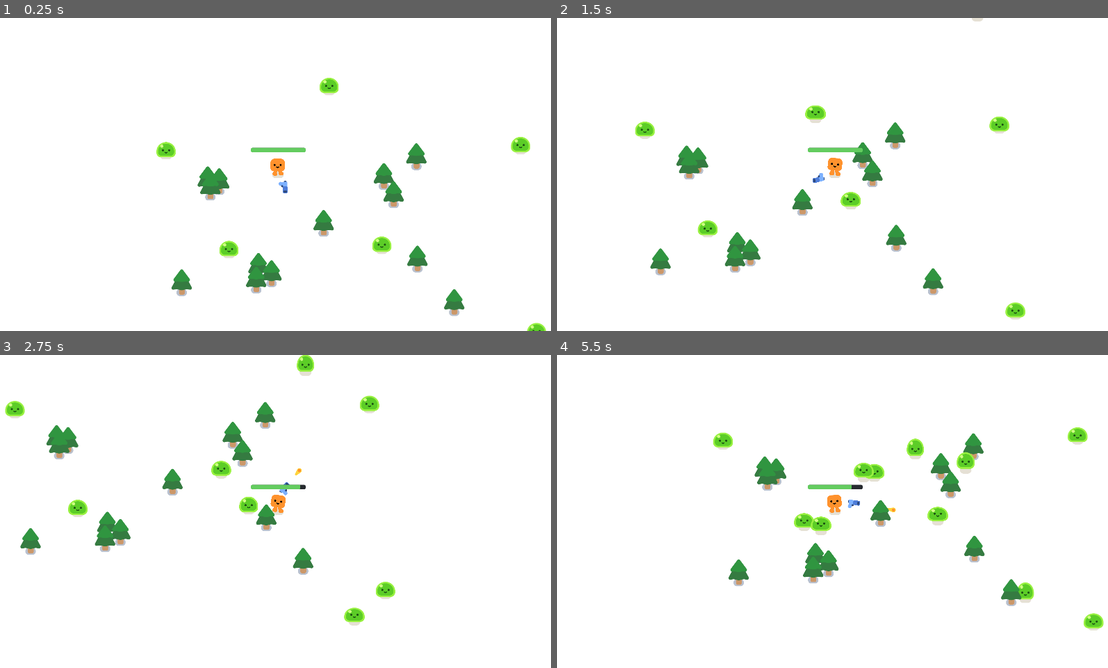
Above: before the commit, frames 1-4 (two rows, left to right).
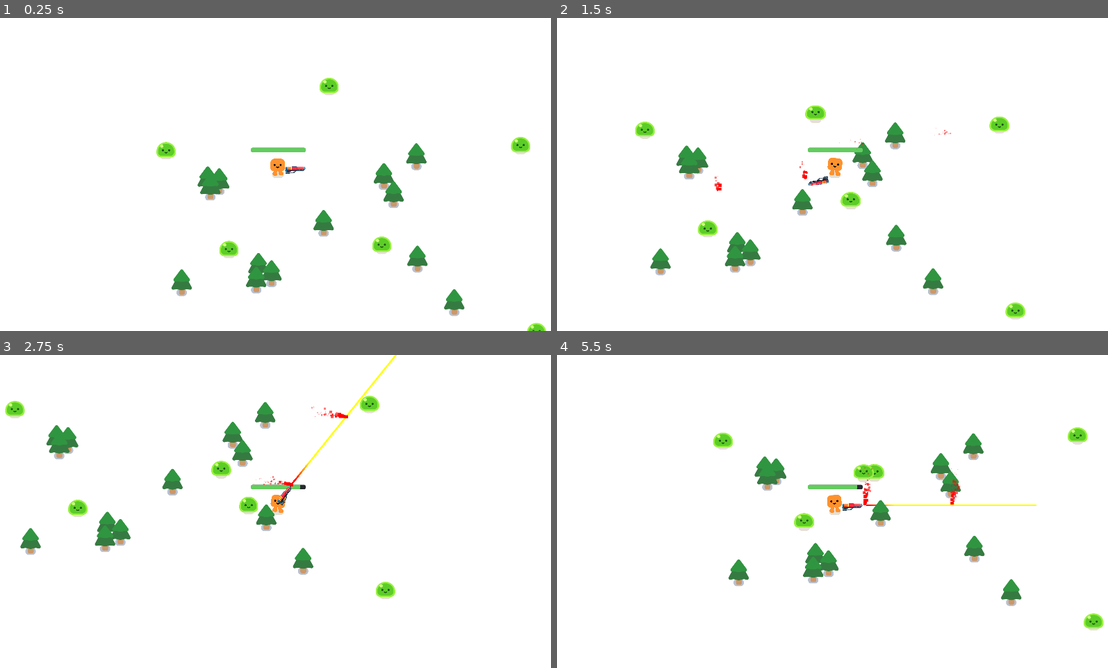
Above: after the commit, the same moments.

Repository: Arfitale/Vampire-2D-Shooter
Game: Godot game, scene res://game.tscn
Two runs of this game, one before a commit and one after it. Both use one fixed random seed, a clock stepped at 60 frames per second and the inputs below.
Inputs (mouse positions are in pixels of both pictures, inside the frame that each line leads up to):
- Up to frame 1 (0.25 s): no input
- Up to frame 2 (1.5 s): move the mouse to (959, 158) at 0.52 s; press the mouse at (959, 158) at 0.53 s; hold D (move_right) 0.53-1.28 s; move the mouse to (722, 190) at 1.27 s; release the mouse at (722, 190) at 1.28 s; hold S (move_down) from 1.28 s (still down); click (722, 190) at 1.35 s
- Up to frame 3 (2.75 s): move the mouse to (336, 442) at 2.02 s; release S (move_down) at 2.03 s; press the mouse at (336, 442) at 2.03 s; hold D (move_right) from 2.03 s (still down)
- Up to frame 4 (5.5 s): move the mouse to (804, 574) at 2.77 s; release D (move_right) at 2.78 s; release the mouse at (804, 574) at 2.78 s; hold W (move_up) 2.78-3.53 s; click (804, 574) at 2.85 s; move the mouse to (1003, 558) at 3.52 s; press the mouse at (1003, 558) at 3.53 s; hold A (move_left) 3.53-5.03 s; move the mouse to (667, 464) at 4.27 s; release the mouse at (667, 464) at 4.28 s; click (667, 464) at 4.35 s; move the mouse to (860, 511) at 5.02 s; press the mouse at (860, 511) at 5.03 s; hold S (move_down) from 5.03 s (still down)

The runs differ from the first frame. In frame 1, 0.1% of the frame differs, in the area x 50-56%, y 47-56%; in frame 2, 0.2%; in frame 3, 0.7%; in frame 4, 1.3%, in the area x 46-88%, y 26-80%.

Commit message:
add hotspot weapon and now stuck how to implement particle

Diff:
--- a/characters/player.gd
+++ b/characters/player.gd
@@ -7,8 +7,8 @@
 var health: float
 
 @onready var sprite := $HappyBoo
-@onready var gun := $Gun
 @onready var healthbar := %Healthbar
+@onready var weapon := %WeaponSlot
 
 var overlapping_enemies: Array[Node2D] = []
 
@@ -18,8 +18,11 @@
 	healthbar.value = health
 
 func _process(delta: float) -> void:
-	if Input.is_action_pressed("shoot") and gun.fire_cooldown <= 0.0:
+	if Input.is_action_pressed("shoot"):
 		_handle_shoot()
+
+	if Input.is_action_just_released("shoot"):
+		_stop_shoot()
 
 func _physics_process(_delta: float) -> void:
 	var direction := Input.get_vector("move_left", "move_right", "move_up", "move_down")
@@ -36,7 +39,10 @@
 	move_and_slide()
 
 func _handle_shoot() -> void:
-	gun.shoot()
+	weapon.shoot.emit()
+
+func _stop_shoot() -> void:
+	weapon.stop_shoot.emit()
 
 func take_damage(damage: int) -> void:
 	health -= damage
--- a/characters/player.tscn
+++ b/characters/player.tscn
@@ -1,9 +1,10 @@
-[gd_scene load_steps=12 format=3 uid="uid://c5ox08yiwsfuw"]
+[gd_scene load_steps=13 format=3 uid="uid://c5ox08yiwsfuw"]
 
 [ext_resource type="Script" uid="uid://bf5xowve6qpdv" path="res://characters/player.gd" id="1_3eadt"]
 [ext_resource type="PackedScene" uid="uid://pbmyh1qru7p" path="res://characters/happy_boo/happy_boo.tscn" id="1_dnjla"]
-[ext_resource type="PackedScene" uid="uid://dl8tiw1bpd1nt" path="res://pistol/gun.tscn" id="3_tory2"]
+[ext_resource type="PackedScene" uid="uid://kc5b0ugt4nvp" path="res://pistol/weapon_slot.tscn" id="4_evndh"]
 [ext_resource type="Script" uid="uid://dtljgx2nn8q4g" path="res://characters/healthbar.gd" id="4_x0jl3"]
+[ext_resource type="PackedScene" uid="uid://bf0uuxafog4ce" path="res://pistol/hotspot.tscn" id="5_evndh"]
 
 [sub_resource type="CircleShape2D" id="CircleShape2D_3eadt"]
 radius = 26.0
@@ -75,9 +76,6 @@
 [node name="Camera2D" type="Camera2D" parent="."]
 zoom = Vector2(0.6, 0.6)
 
-[node name="Gun" parent="." instance=ExtResource("3_tory2")]
-position = Vector2(1.15484e-07, -30.999998)
-
 [node name="EffectAnimationPlayer" type="AnimationPlayer" parent="."]
 libraries = {
 &"": SubResource("AnimationLibrary_evndh")
@@ -103,9 +101,11 @@
 show_percentage = false
 script = ExtResource("4_x0jl3")
 
+[node name="WeaponSlot" parent="." instance=ExtResource("4_evndh")]
+unique_name_in_owner = true
+selected_weapon = ExtResource("5_evndh")
+
 [connection signal="health_depleted" from="." to="." method="_on_health_depleted"]
-[connection signal="body_entered" from="Gun" to="Gun" method="_on_body_entered"]
-[connection signal="body_exited" from="Gun" to="Gun" method="_on_body_exited"]
 [connection signal="body_entered" from="Hurtbox" to="." method="_on_hurtbox_body_entered"]
 [connection signal="body_exited" from="Hurtbox" to="." method="_on_hurtbox_body_exited"]
 [connection signal="low_health" from="Healthbar" to="Healthbar" method="_on_low_health"]
--- a/game.tscn
+++ b/game.tscn
@@ -98,7 +98,6 @@
 
 [node name="SpawnTimer" type="Timer" parent="."]
 unique_name_in_owner = true
-autostart = true
 
 [connection signal="player_died" from="." to="." method="_on_player_died"]
 [connection signal="try_again" from="GameOver" to="." method="_on_game_over_try_again"]
--- a/pistol/gun.tscn
+++ b/pistol/gun.tscn
@@ -1,8 +1,7 @@
-[gd_scene load_steps=5 format=3 uid="uid://dl8tiw1bpd1nt"]
+[gd_scene load_steps=4 format=3 uid="uid://dl8tiw1bpd1nt"]
 
 [ext_resource type="Script" uid="uid://2qjgma65pcsu" path="res://pistol/gun.gd" id="1_b7uwb"]
 [ext_resource type="Texture2D" uid="uid://cswb5do8rrj7q" path="res://pistol/pistol.png" id="1_kmld4"]
-[ext_resource type="PackedScene" uid="uid://bmo0auqbfad2o" path="res://pistol/bullet.tscn" id="2_donny"]
 
 [sub_resource type="CircleShape2D" id="CircleShape2D_b7uwb"]
 radius = 1061.2714
@@ -11,7 +10,6 @@
 collision_layer = 16
 collision_mask = 4
 script = ExtResource("1_b7uwb")
-bullet_scene = ExtResource("2_donny")
 
 [node name="CollisionShape2D" type="CollisionShape2D" parent="."]
 shape = SubResource("CircleShape2D_b7uwb")
--- /dev/null
+++ b/pistol/hotspot.gd
@@ -0,0 +1,7 @@
+extends Node2D
+
+func shoot() -> void:
+	$RayCast2D.is_casting = true
+
+func stop_shoot() -> void:
+	$RayCast2D.is_casting = false
--- /dev/null
+++ b/pistol/hotspot.tscn
@@ -0,0 +1,78 @@
+[gd_scene load_steps=11 format=3 uid="uid://bf0uuxafog4ce"]
+
+[ext_resource type="Script" uid="uid://4h2erpwnabyq" path="res://pistol/hotspot.gd" id="1_4erth"]
+[ext_resource type="Texture2D" uid="uid://ceyjoy2kgni1f" path="res://assets/hotspot.png" id="3_4erth"]
+[ext_resource type="Script" uid="uid://caqrdghy0h0rf" path="res://pistol/laser_raycast.gd" id="3_74nmc"]
+
+[sub_resource type="Gradient" id="Gradient_4erth"]
+interpolation_mode = 2
+offsets = PackedFloat32Array(0, 0.16666667)
+colors = PackedColorArray(1, 0, 0, 1, 1, 1, 0, 1)
+
+[sub_resource type="GradientTexture1D" id="GradientTexture1D_74nmc"]
+gradient = SubResource("Gradient_4erth")
+
+[sub_resource type="Gradient" id="Gradient_74nmc"]
+colors = PackedColorArray(1, 0, 0, 1, 1, 0, 0, 0)
+
+[sub_resource type="GradientTexture1D" id="GradientTexture1D_n40wk"]
+gradient = SubResource("Gradient_74nmc")
+
+[sub_resource type="Curve" id="Curve_4erth"]
+_data = [Vector2(0.08333331, 1), 0.0, 0.0, 0, 0, Vector2(1, 0), 0.0, 0.0, 0, 0]
+point_count = 2
+
+[sub_resource type="CurveTexture" id="CurveTexture_74nmc"]
+curve = SubResource("Curve_4erth")
+
+[sub_resource type="ParticleProcessMaterial" id="ParticleProcessMaterial_n40wk"]
+lifetime_randomness = 1.0
+particle_flag_disable_z = true
+initial_velocity_max = 300.0
+gravity = Vector3(0, 0, 0)
+scale_min = 0.0
+scale_max = 20.869999
+scale_curve = SubResource("CurveTexture_74nmc")
+color_ramp = SubResource("GradientTexture1D_n40wk")
+turbulence_enabled = true
+turbulence_noise_strength = 0.0
+turbulence_noise_scale = 0.0
+
+[node name="Hotspot" type="Node2D"]
+script = ExtResource("1_4erth")
+
+[node name="WeaponPivot" type="Marker2D" parent="."]
+position = Vector2(0, -31)
+
+[node name="Pistol" type="Sprite2D" parent="WeaponPivot"]
+position = Vector2(101, 5.999998)
+scale = Vector2(0.46323535, 0.4016394)
+texture = ExtResource("3_4erth")
+
+[node name="RayCast2D" type="RayCast2D" parent="."]
+position = Vector2(160, -37)
+target_position = Vector2(0, 0)
+collision_mask = 5
+script = ExtResource("3_74nmc")
+cast_range = 1000.0
+
+[node name="Line2D" type="Line2D" parent="RayCast2D"]
+points = PackedVector2Array(0, 0, 0, 0)
+texture = SubResource("GradientTexture1D_74nmc")
+texture_mode = 2
+
+[node name="EmitParticles" type="GPUParticles2D" parent="RayCast2D/Line2D"]
+unique_name_in_owner = true
+position = Vector2(9, 0)
+emitting = false
+amount = 200
+lifetime = 0.6
+process_material = SubResource("ParticleProcessMaterial_n40wk")
+
+[node name="BeamParticles" type="GPUParticles2D" parent="RayCast2D/Line2D"]
+unique_name_in_owner = true
+position = Vector2(9, 0)
+emitting = false
+amount = 200
+lifetime = 0.6
+process_material = SubResource("ParticleProcessMaterial_n40wk")
--- /dev/null
+++ b/pistol/laser_raycast.gd
@@ -0,0 +1,51 @@
+@tool
+extends RayCast2D
+
+@onready var line2d := $Line2D
+
+@export var cast_speed := 99999.0
+@export var cast_range := 9000.0
+@export var start_distance := 20.0
+
+# Particle
+@onready var emit_particles := %EmitParticles
+@onready var beam_particles := %BeamParticles
+
+var is_casting := false : set = set_is_casting
+
+func _ready() -> void:
+	set_is_casting(is_casting)
+	_handle_casting_update()
+
+func _physics_process(delta: float) -> void:
+	target_position.x = move_toward(target_position.x, cast_range, cast_speed * delta)
+
+	var laser_start_position = line2d.points[0]
+	var laser_end_position := target_position
+	force_raycast_update()
+	beam_particles.position = laser_start_position + (laser_end_position - laser_start_position) * 0.5
+	beam_particles.process_material.emission_box_extents.x = laser_end_position.distance_to(laser_start_position) * 0.5
+
+	if is_colliding():
+		laser_end_position = to_local(get_collision_point())
+	line2d.points[1] = laser_end_position
+
+
+func set_is_casting(new_value) -> void:
+	if is_casting == new_value: return
+	is_casting = new_value
+	_handle_casting_update()
+
+
+func _handle_casting_update() -> void:
+	set_physics_process(is_casting)
+	emit_particles.emitting = is_casting
+	beam_particles.emitting = is_casting
+
+	if is_casting:
+		line2d.points[0].x = start_distance
+		line2d.points[1].x = start_distance
+	else:
+		target_position.x = 0.0
+		line2d.points[1] = target_position
+		line2d.points[0].x = 0
--- /dev/null
+++ b/pistol/weapon_slot.tscn
@@ -0,0 +1,15 @@
+[gd_scene load_steps=3 format=3 uid="uid://kc5b0ugt4nvp"]
+
+[ext_resource type="Script" uid="uid://dxovf14ex5jby" path="res://weapon_slot.gd" id="1_ret86"]
+
+[sub_resource type="CircleShape2D" id="CircleShape2D_ret86"]
+radius = 346.20804
+
+[node name="WeaponSlot" type="Area2D"]
+script = ExtResource("1_ret86")
+
+[node name="CollisionShape2D" type="CollisionShape2D" parent="."]
+shape = SubResource("CircleShape2D_ret86")
+
+[connection signal="shoot" from="." to="." method="_on_shoot"]
+[connection signal="stop_shoot" from="." to="." method="_on_stop_shoot"]
--- a/project.godot
+++ b/project.godot
@@ -77,6 +77,10 @@
 config/name="Your First 2D Game With Godot 4: START (GDQuest)"
 run/main_scene="res://game.tscn"
 config/features=PackedStringArray("4.5", "Forward Plus")
+boot_splash/show_image=false
+boot_splash/fullsize=false
+boot_splash/use_filter=false
+boot_splash/image="uid://i4cjdwy1kcoj"
 config/icon="res://icon.png"
 
 [display]
--- /dev/null
+++ b/weapon_slot.gd
@@ -0,0 +1,41 @@
+extends Area2D
+
+signal shoot
+signal stop_shoot
+
+@export var selected_weapon: PackedScene
+var weapon
+
+func _ready() -> void:
+	weapon = selected_weapon.instantiate()
+	add_child(weapon)
+
+func _on_shoot() -> void:
+	if weapon.has_method("shoot"):
+		weapon.shoot()
+
+func _on_stop_shoot() -> void:
+	if weapon.has_method("stop_shoot"):
+		weapon.stop_shoot()
+
+@export var auto_aim := false
+var enemies_in_range : Array[Node2D] = []
+
+func _process(delta: float) -> void:
+	if auto_aim:
+		if enemies_in_range.size() > 0:
+			var target_enemy = enemies_in_range.front()
+			if not target_enemy: return
+			look_at(target_enemy.global_position)
+		else:
+			look_at(get_global_mouse_position())
+	else:
+		look_at(get_global_mouse_position())
+
+func _on_body_entered(body: Node2D) -> void:
+	if body.is_in_group("Mobs"):
+		enemies_in_range.push_back(body)
+
+func _on_body_exited(body: Node2D) -> void:
+	if body.is_in_group("Mobs"):
+		enemies_in_range.pop_front()
Binary file added: assets/hotspot.png
Not shown, added: assets/hotspot.png.import
Binary file added: assets/weapons (Copy).png
Not shown, added: assets/weapons (Copy).png.import
Binary file added: assets/weapons.png
Not shown, added: assets/weapons.png.import
Not shown, added: export_presets.cfg
Not shown, added: pistol/hotspot.gd.uid
Not shown, added: pistol/laser_raycast.gd.uid
Not shown, added: weapon_slot.gd.uid
Not shown, added: assets/weapons
Not shown, added: build/Vampire-2D.pck
(and 2 more such lines)
